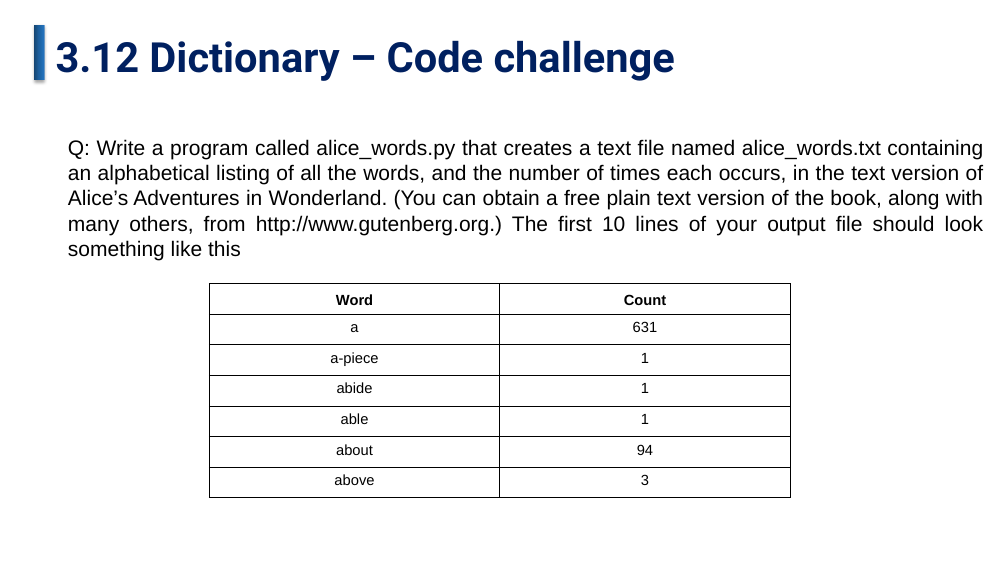
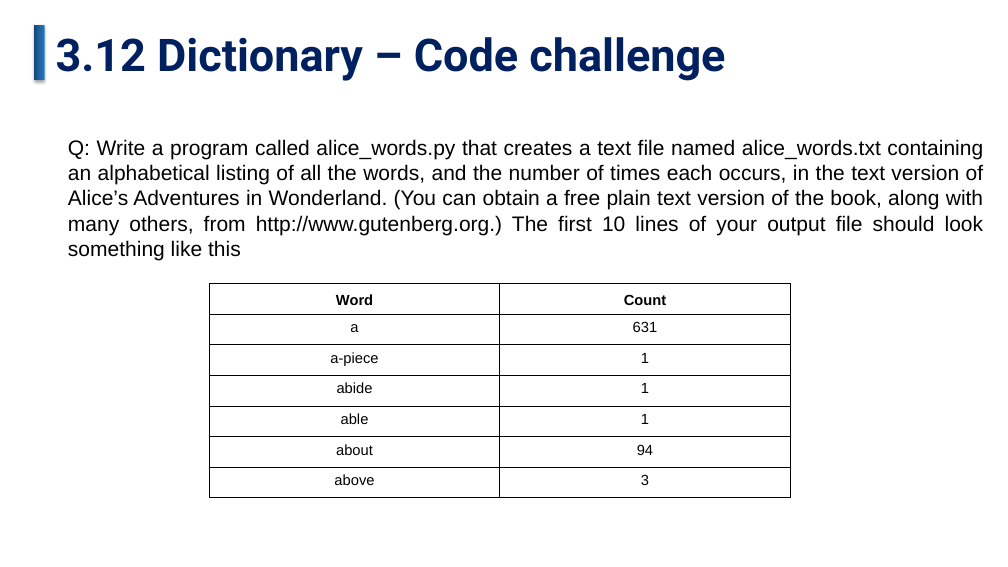
Before and after one commit to JasonZhangHub/DataAnalysiswithPython-FullCourseForBeginners, a slide deck: slide 34 of Data Analysis with Python-Full Course for Beginners.pptx. Drawn at 1008x567 pixels with LibreOffice and Linux fonts; fonts in the diff are those of the drawing. Boxes give left, top, right and bottom in pixels: in the first picture for what was removed or moved away, otherwise in the second. Text is boxed around its words. In the diff, an @@ line names an element or a change of style, - is before the commit and + after.

```diff
--- a/Data Analysis with Python-Full Course for Beginners.pptx
+++ b/Data Analysis with Python-Full Course for Beginners.pptx
@@ text "3.12 Dictionary – Code challenge" at [56,37,725,81]: size 39.6 to 42.9 pt @@
```
Also in this commit, not shown: 4 other slides changed, 13 slides added.
